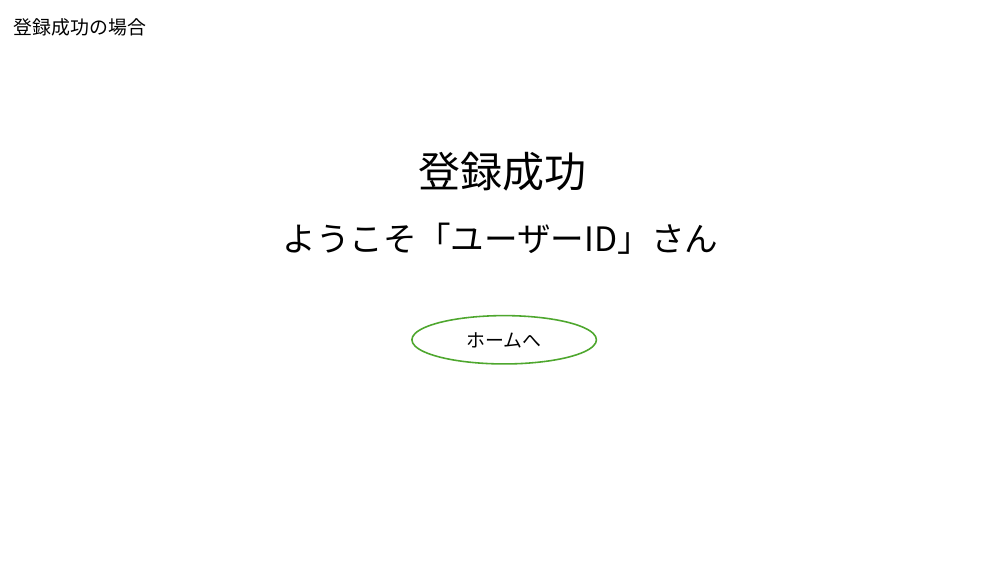
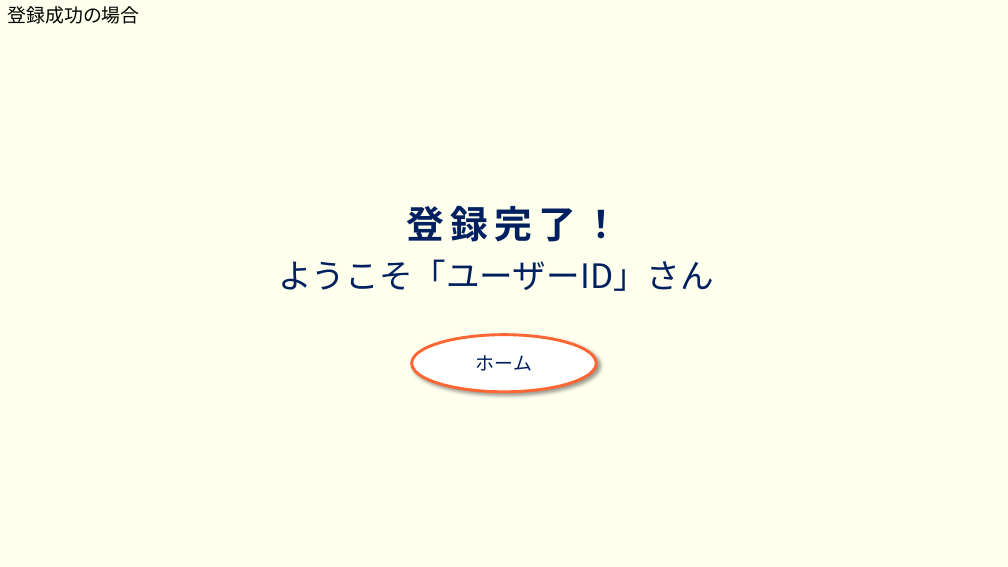
Before and after one commit to plusdojo2024/B5, a slide deck: slide 3 of doc/02_外部設計/外部設計_麻雀アプリ.pptx. Drawn at 1008x567 pixels with LibreOffice and Linux fonts; fonts in the diff are those of the drawing. Boxes give left, top, right and bottom in pixels: in the first picture for what was removed or moved away, otherwise in the second. Text is boxed around its words. In the diff, an @@ line names an element or a change of style, - is before the commit and + after.

```diff
--- a/doc/02_外部設計/外部設計_麻雀アプリ.pptx
+++ b/doc/02_外部設計/外部設計_麻雀アプリ.pptx
@@ background #FFFFFF to #FFFFEE @@
@@ text "登録成功の場合": place and size @@
-text "登録成功の場合" at (14,18,146,36)
+text "登録成功の場合" at (7,6,139,24)
@@ text at (407,206,621,242): text changed; size 40 to 36 pt; text colour #000000 to #002060; bold on @@
-登録成功
+登録完了！
@@ text "ようこそ「ユーザーID」さん": place and size @@
-text "ようこそ「ユーザーID」さん" at (283,222,719,254)
+text "ようこそ「ユーザーID」さん" at (278,259,714,291)
@@ text "ようこそ「ユーザーID」さん" at (278,259,714,291): text colour #000000 to #002060 @@
@@ ellipse "ホーム": place and size @@
-ellipse "ホーム" at (412,315,597,364)
+ellipse "ホーム" at (412,335,597,392)
@@ ellipse "ホーム" at (412,335,597,392): outline #4EA72E 1.5 pt to #FF6633 2.75 pt; shadow on @@
@@ text in ellipse at (476,355,532,371): text changed; text colour #000000 to #002060 @@
-ホームへ
+ホーム
```
Also in this commit, not shown: 7 other slides changed, 16 slides added, 12 slides removed.
